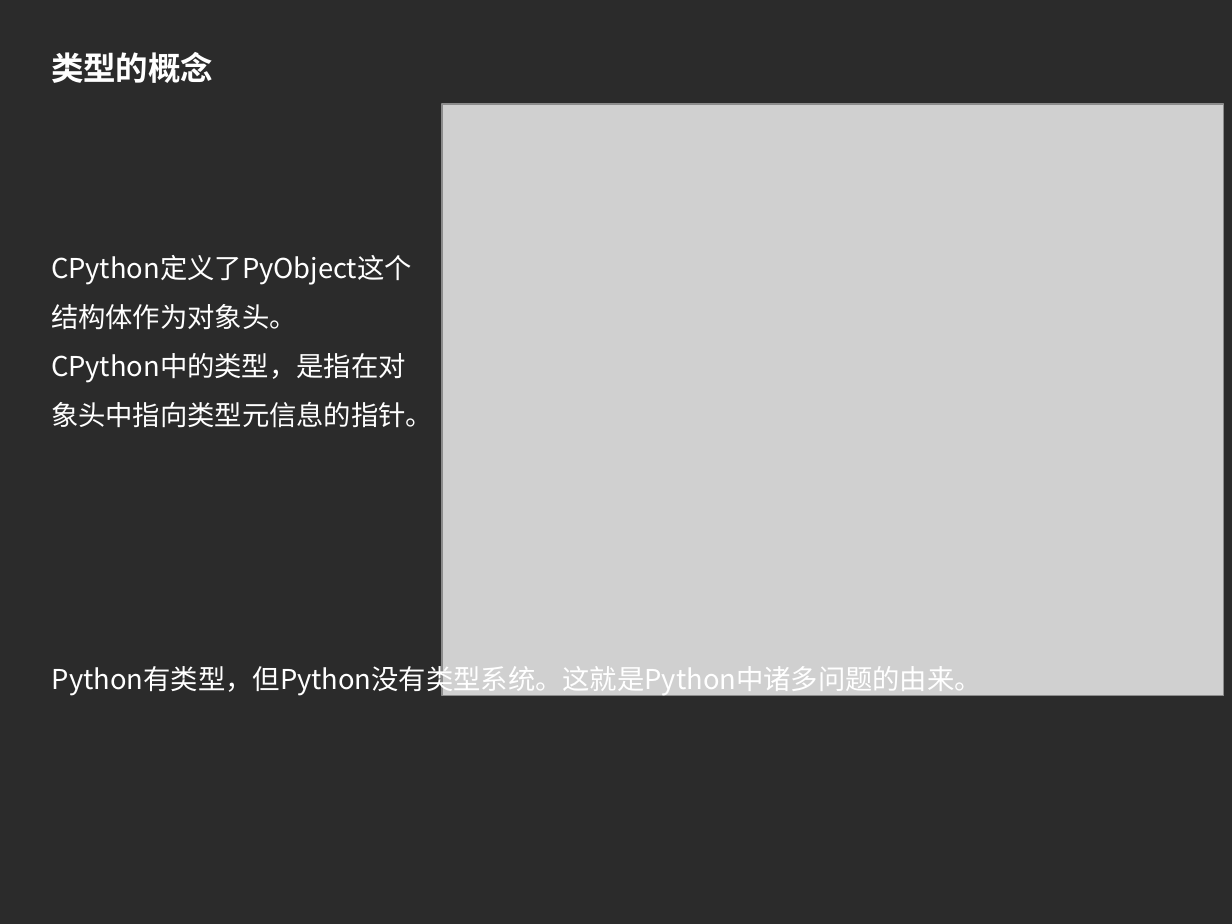
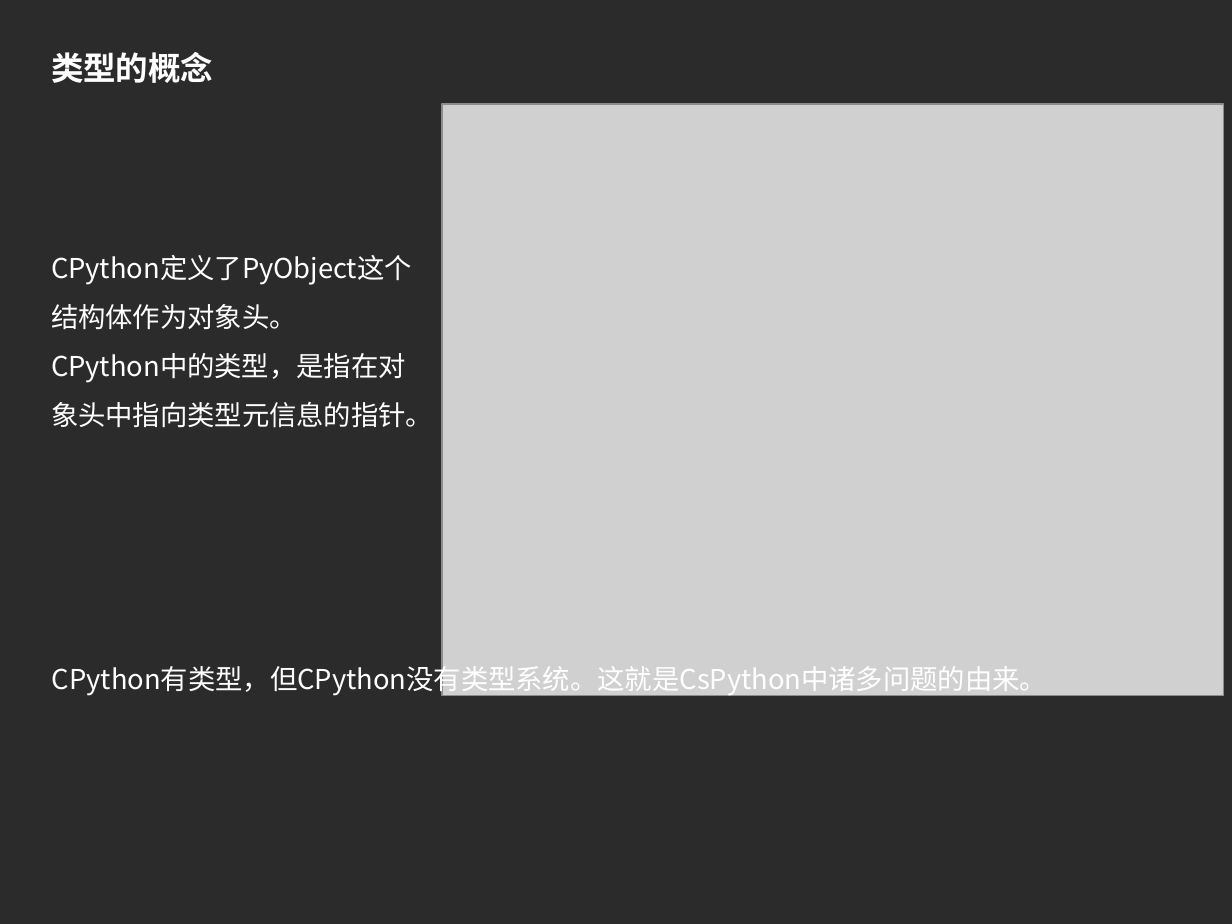
Before and after one commit to imlyzh/pycon, a slide deck: slide 5 of 静态类型的Python.pptx (slide 4 before the commit). Drawn at 1232x924 pixels with LibreOffice and Linux fonts; fonts in the diff are those of the drawing; grey boxes stand for pictures; background and template pictures are left out; a plain dark background stands for a picture behind light text. Boxes give left, top, right and bottom in pixels: in the first picture for what was removed or moved away, otherwise in the second. Text is boxed around its words. In the diff, an @@ line names an element or a change of style, - is before the commit and + after.

```diff
--- a/静态类型的Python.pptx
+++ b/静态类型的Python.pptx
@@ text at bbox=[52, 661, 1047, 696]: text changed @@
-Python有类型，但Python没有类型系统。这就是Python中诸多问题的由来。
+CPython有类型，但CPython没有类型系统。这就是CsPython中诸多问题的由来。
```
Also in this commit, not shown: 6 other slides changed, 11 slides added, 3 slides removed, 6 other files.
